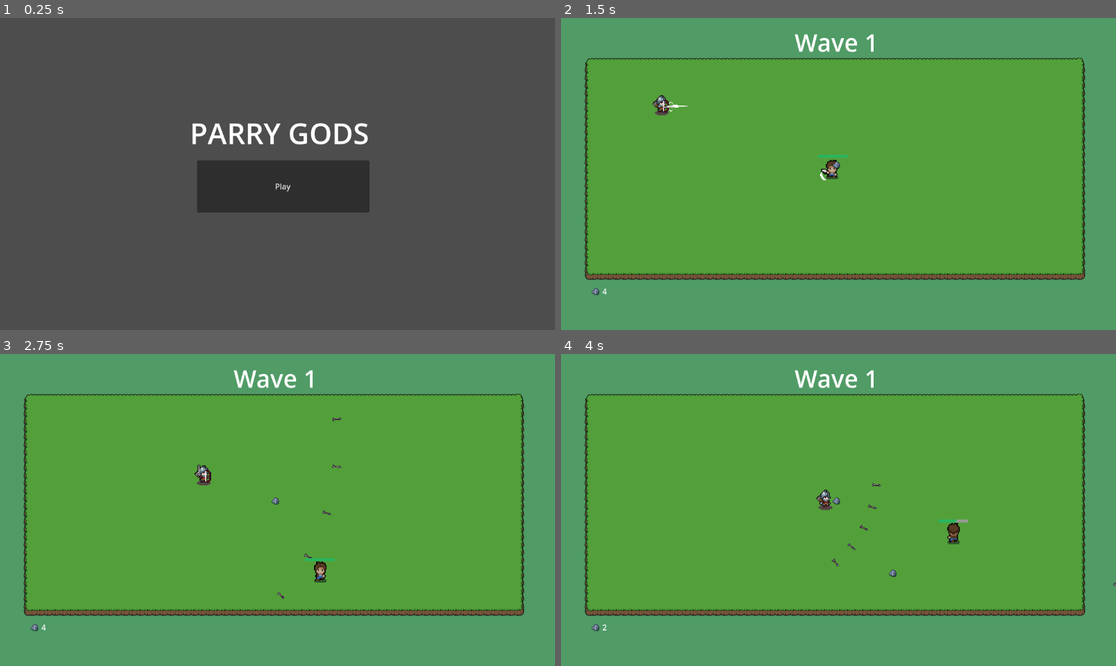
Above: before the commit, frames 1-4 (two rows, left to right).
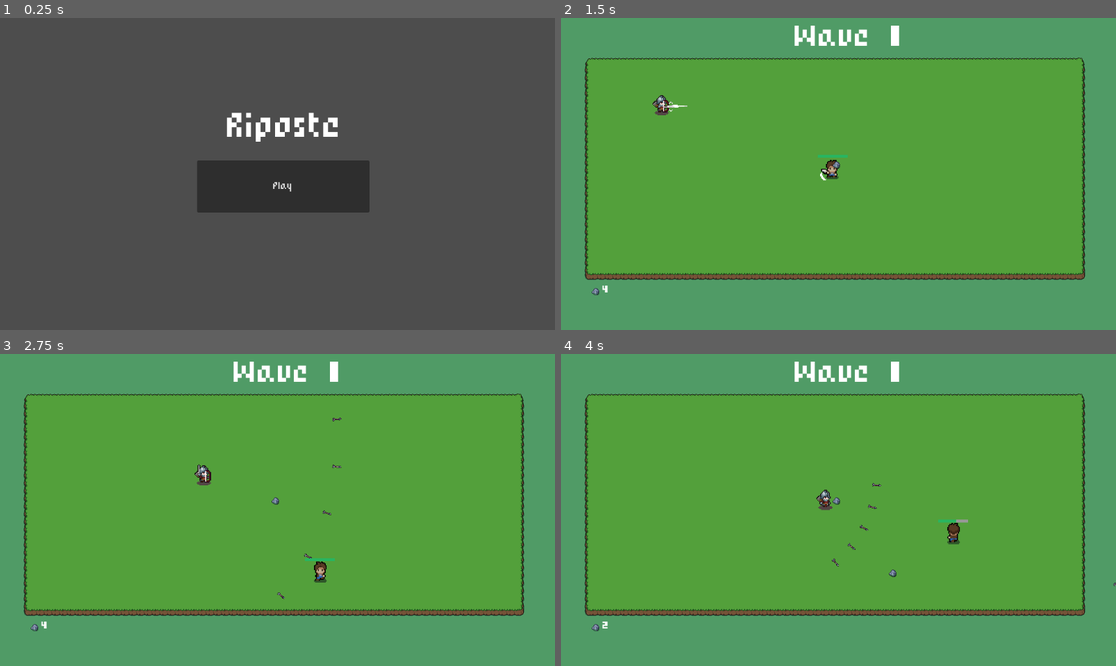
Above: after the commit, the same moments.

Repository: pradyumngoel/Riposte
Game: Godot game, scene res://scenes/start_screen.tscn
The game is run twice, just before and just after one commit, with the same random seed, the same clock (stepped at 60 frames per second) and the same inputs.
Inputs (mouse positions are in pixels of both pictures, inside the frame that each line leads up to):
- Up to frame 1 (0.25 s): no input
- Up to frame 2 (1.5 s): click "Play" at 0.5 s; tap Enter (ui_accept) at 1.25 s; move the mouse to (960, 158) at 1.27 s; hold D (right) from 1.28 s (still down); click (960, 158) at 1.35 s
- Up to frame 3 (2.75 s): tap Enter (ui_accept) at 1.52, 2.27 s; move the mouse to (166, 525) at 2.02 s; release D (right) at 2.03 s; hold S (down) from 2.03 s (still down); right-click (166, 525) at 2.1 s
- Up to frame 4 (4 s): move the mouse to (894, 441) at 2.77 s; release S (down) at 2.78 s; hold D (right) 2.78-3.53 s; click (894, 441) at 2.85 s; move the mouse to (810, 572) at 3.52 s; hold W (up) from 3.53 s (still down); right-click (810, 572) at 3.6 s; tap Enter (ui_accept) at 3.77 s

The runs differ from the first frame. In frame 1, 1.4% of the frame differs, in the area x 34-67%, y 30-56%; in frame 2, 0.7%; in frame 3, 0.7%; in frame 4, 0.7%.

Commit message:
Updated Font

Diff:
--- a/scenes/start_screen.tscn
+++ b/scenes/start_screen.tscn
@@ -1,6 +1,7 @@
-[gd_scene load_steps=2 format=3 uid="uid://gc7so26gi605"]
+[gd_scene load_steps=3 format=3 uid="uid://gc7so26gi605"]
 
 [ext_resource type="Script" path="res://scripts/start_screen.gd" id="1_sfcl4"]
+[ext_resource type="FontFile" uid="uid://b7ykq8mnp88t6" path="res://pixel_rpg.ttf" id="2_ifk7o"]
 
 [node name="startScreen" type="Node2D"]
 script = ExtResource("1_sfcl4")
@@ -10,6 +11,7 @@
 offset_top = 296.0
 offset_right = 767.0
 offset_bottom = 404.0
+theme_override_fonts/font = ExtResource("2_ifk7o")
 text = "Play"
 
 [node name="Label" type="Label" parent="."]
@@ -17,7 +19,10 @@
 offset_top = 197.0
 offset_right = 789.0
 offset_bottom = 280.0
+theme_override_fonts/font = ExtResource("2_ifk7o")
 theme_override_font_sizes/font_size = 60
-text = "PARRY GODS"
+text = "Riposte
+"
+horizontal_alignment = 1
 
 [connection signal="pressed" from="Button" to="." method="_on_button_pressed"]
--- a/scenes/win_screen.tscn
+++ b/scenes/win_screen.tscn
@@ -1,6 +1,7 @@
-[gd_scene load_steps=2 format=3 uid="uid://dtve6mk883gqn"]
+[gd_scene load_steps=3 format=3 uid="uid://dtve6mk883gqn"]
 
 [ext_resource type="Script" path="res://scripts/win_screen.gd" id="1_jikyw"]
+[ext_resource type="FontFile" uid="uid://b7ykq8mnp88t6" path="res://pixel_rpg.ttf" id="2_wpfty"]
 
 [node name="winScreen" type="Node2D"]
 script = ExtResource("1_jikyw")
@@ -10,13 +11,15 @@
 offset_top = 307.0
 offset_right = 786.0
 offset_bottom = 422.0
+theme_override_fonts/font = ExtResource("2_wpfty")
 text = "Play Again"
 
 [node name="Label" type="Label" parent="."]
-offset_left = 458.0
-offset_top = 212.0
-offset_right = 710.0
-offset_bottom = 297.0
+offset_left = 438.0
+offset_top = 227.0
+offset_right = 720.0
+offset_bottom = 312.0
+theme_override_fonts/font = ExtResource("2_wpfty")
 theme_override_font_sizes/font_size = 50
 text = "YOU WIN!"
 
--- a/scenes/world.tscn
+++ b/scenes/world.tscn
@@ -10,6 +10,7 @@
 [ext_resource type="Texture2D" uid="uid://bna6bbdffnil0" path="res://sprites/tilesets/decor_16x16.png" id="6_llym0"]
 [ext_resource type="Texture2D" uid="uid://ihpysp2tsgqs" path="res://sprites/tilesets/decor_8x8.png" id="7_jfqhi"]
 [ext_resource type="SystemFont" uid="uid://bp8douvukbibj" path="res://font.tres" id="10_snpce"]
+[ext_resource type="FontFile" uid="uid://b7ykq8mnp88t6" path="res://pixel_rpg.ttf" id="11_keibf"]
 
 [sub_resource type="TileSetAtlasSource" id="TileSetAtlasSource_s4d6k"]
 texture = ExtResource("2_76no5")
@@ -1024,7 +1025,7 @@
 sources/0 = SubResource("TileSetAtlasSource_s4d6k")
 
 [sub_resource type="Theme" id="Theme_0avss"]
-default_font = ExtResource("10_snpce")
+default_font = ExtResource("11_keibf")
 default_font_size = 50
 Label/fonts/font = ExtResource("10_snpce")
 
@@ -1079,4 +1080,5 @@
 offset_top = 556.0
 offset_right = 126.0
 offset_bottom = 596.0
+theme_override_fonts/normal_font = ExtResource("11_keibf")
 text = "4"
Binary file added: pixel_rpg.ttf
Not shown, added: pixel_rpg.ttf.import
Not shown: 1 places in scenes/world.tscn that only renumber resources
Not shown, changed: exports/web/post-apocalyptic-survival.html
Not shown, changed: exports/web/post-apocalyptic-survival.pck
Not shown, changed: exports/web/post-apocalyptic-survival.service.worker.js
